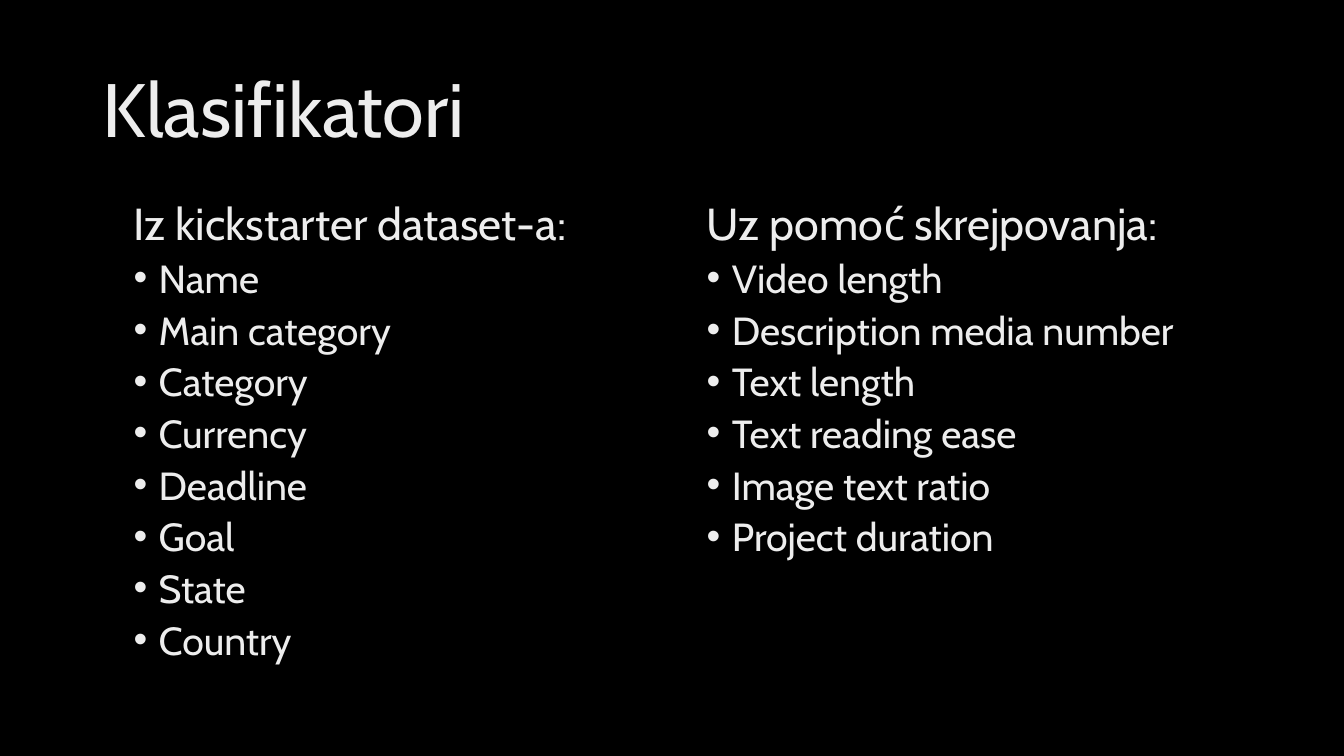
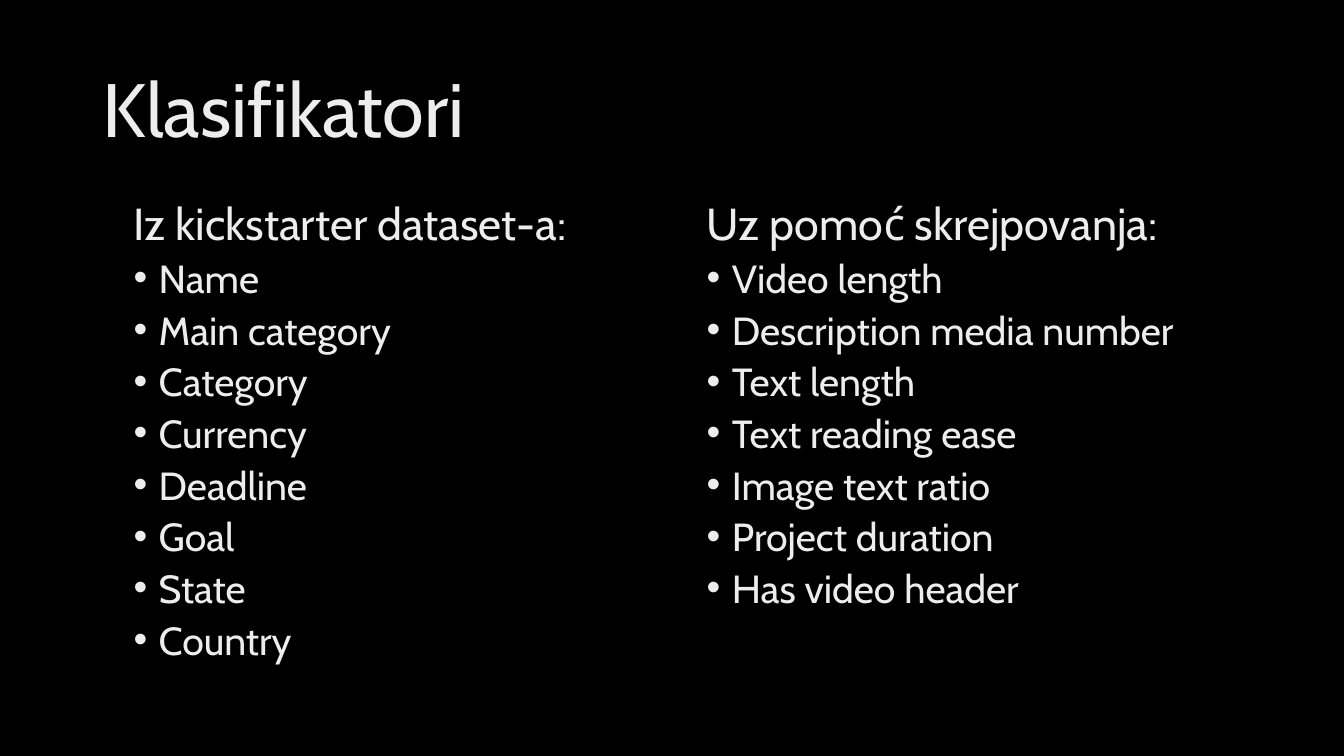
Before and after one commit to stuparlu/SIAP, a slide deck: slide 3 of Kickstarter predikcija.pptx. Drawn at 1344x756 pixels with LibreOffice and Linux fonts; fonts in the diff are those of the drawing; background and template pictures are left out. Boxes give left, top, right and bottom in pixels: in the first picture for what was removed or moved away, otherwise in the second. Text is boxed around its words. In the diff, an @@ line names an element or a change of style, - is before the commit and + after.

```diff
--- a/Kickstarter predikcija.pptx
+++ b/Kickstarter predikcija.pptx
@@ text at bbox=[732, 573, 1018, 604]: paragraph added @@
+• Has video header
```
Also in this commit, not shown: 7 other slides changed, 2 slides added, 7 other files.
